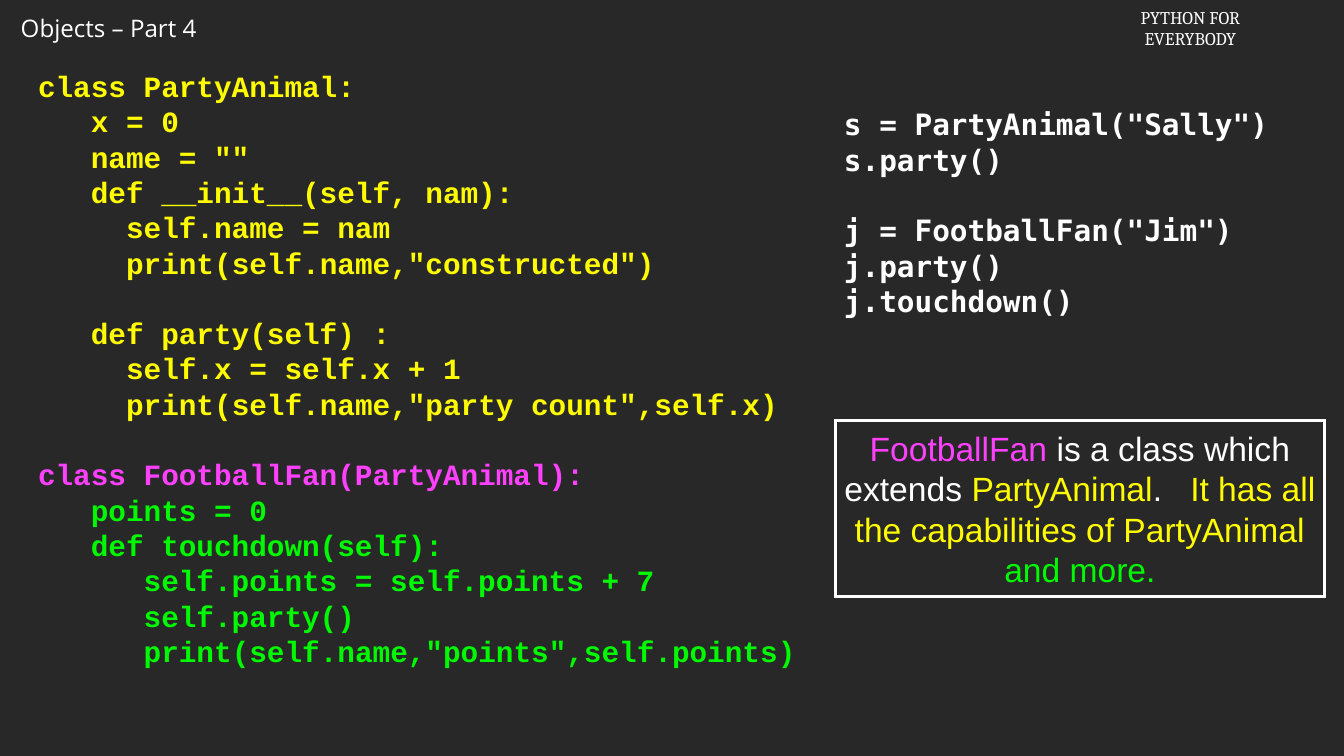
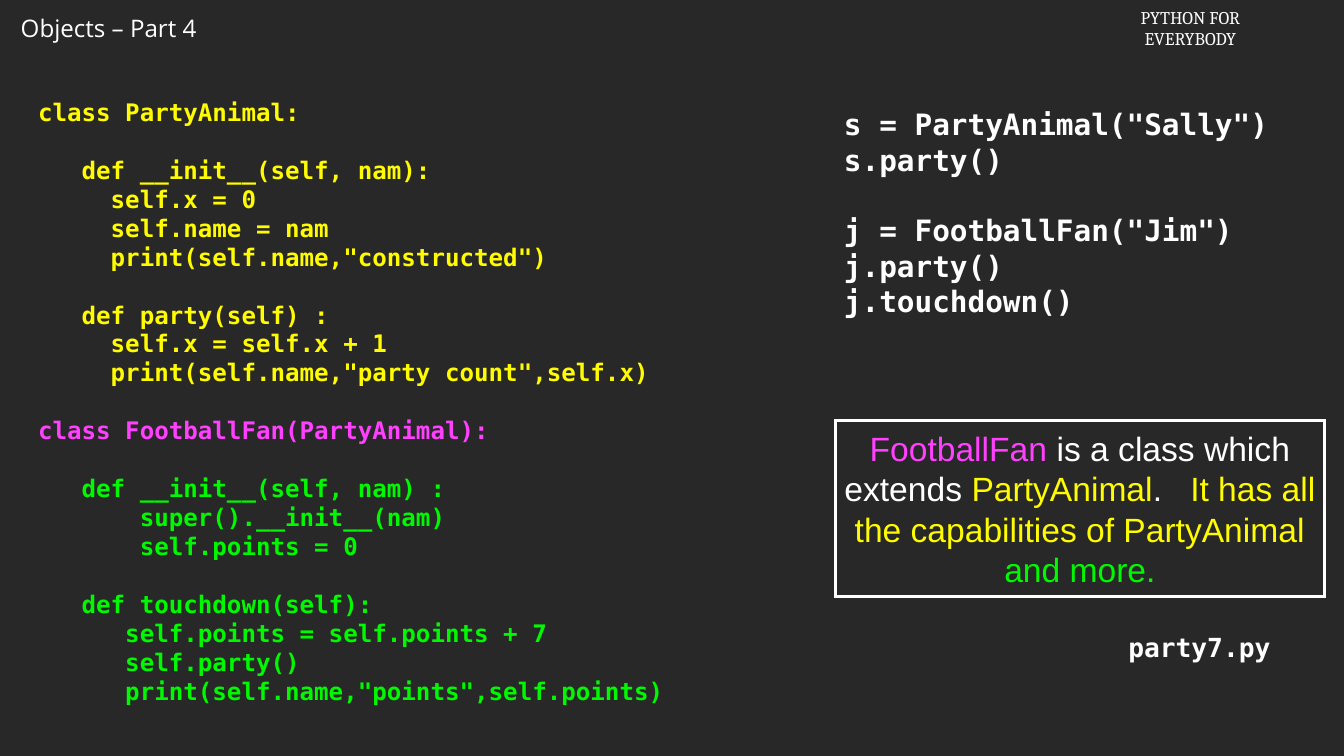
Before and after one commit to csev/py4e, a slide deck: slide 3 of cai/redo-2024/Slides/14-04-python4e.04.120816.pptx. Drawn at 1344x756 pixels with LibreOffice and Linux fonts; fonts in the diff are those of the drawing; background and template pictures are left out. Boxes give left, top, right and bottom in pixels: in the first picture for what was removed or moved away, otherwise in the second. Text is boxed around its words. In the diff, an @@ line names an element or a change of style, - is before the commit and + after.

```diff
--- a/cai/redo-2024/Slides/14-04-python4e.04.120816.pptx
+++ b/cai/redo-2024/Slides/14-04-python4e.04.120816.pptx
@@ text "class PartyAnimal:": place and size @@
-text "class PartyAnimal:" at (38,76,796,668)
+text "class PartyAnimal:" at (38,101,663,705)
@@ text at (38,101,663,705): size 28 to 23 pt, font Courier New to DejaVu Sans Mono in "class PartyAnimal:", "def __init__(self, nam):", "self.name = nam", "print(self.name,"constructed")" and 8 more places @@
@@ text at (91,112,179,169): paragraphs removed @@
-x = 0
-name = ""
@@ text at (111,189,257,209): paragraph added @@
+self.x = 0
@@ text at (82,477,445,560): text changed; size 28 to 23 pt; font Courier New to DejaVu Sans Mono @@
-points = 0
+def __init__(self, nam) :
+super().__init__(nam)
+self.points = 0
@@ text added at (1128,638,1270,663), 25 pt, text #FFFFFF, bold @@
+party7.py
```
Also in this commit, not shown: 2 other slides changed, 3 slides added, 6 other files.
